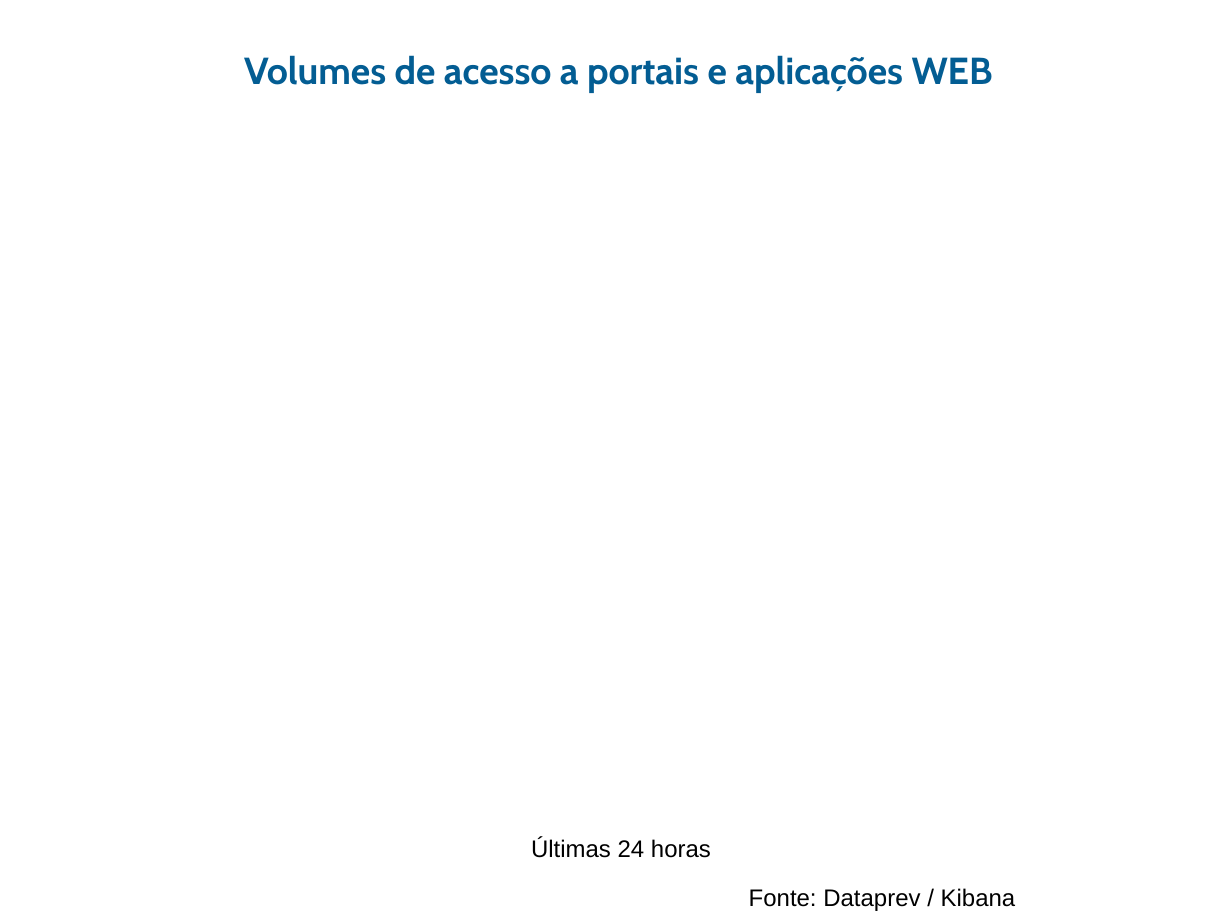
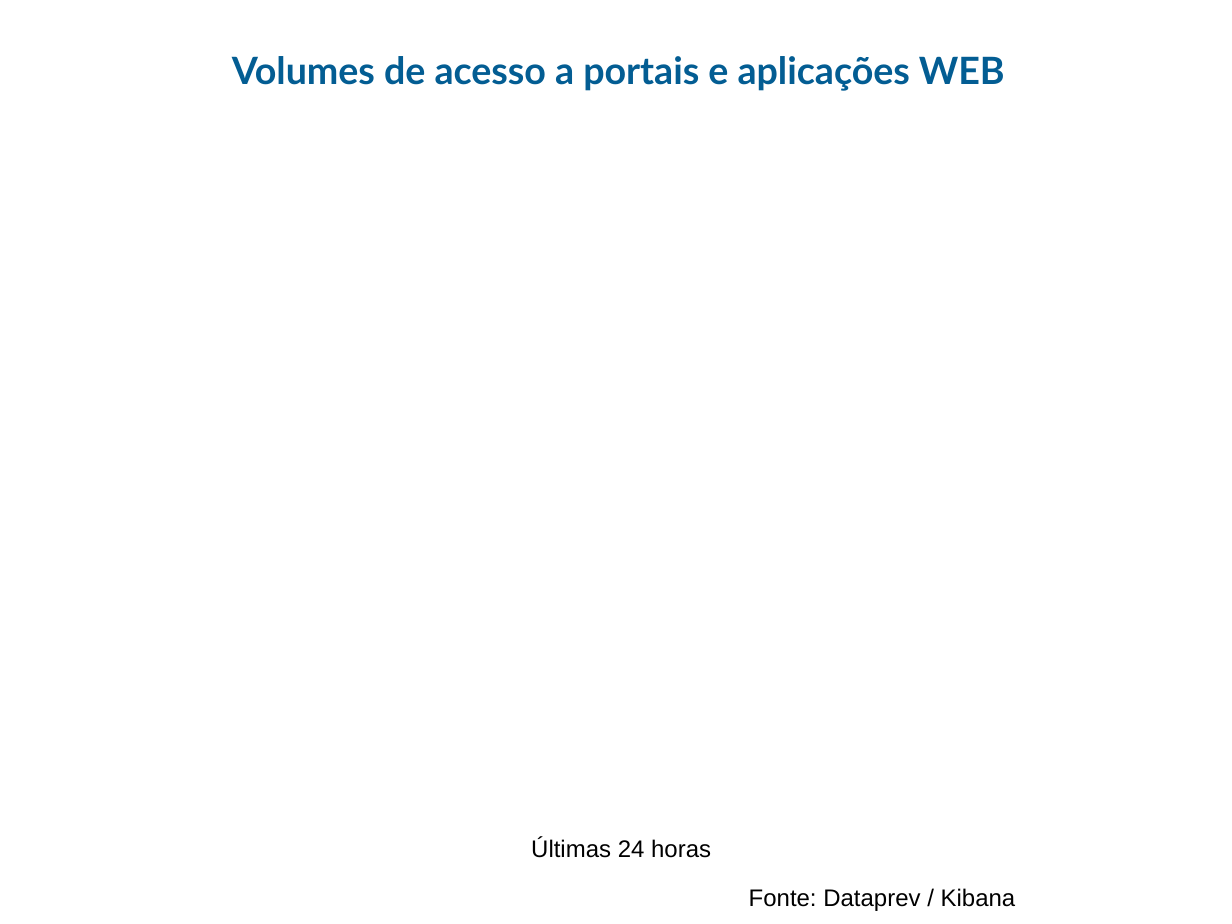
Before and after one commit to guihred/Experiments, a slide deck: slide 5 of src/main/resources/models/Radar_Eventos_v01122020REL1.pptx. Drawn at 1232x924 pixels with LibreOffice and Linux fonts; fonts in the diff are those of the drawing; background and template pictures are left out. Boxes give left, top, right and bottom in pixels: in the first picture for what was removed or moved away, otherwise in the second. Text is boxed around its words. In the diff, an @@ line names an element or a change of style, - is before the commit and + after.

```diff
--- a/src/main/resources/models/Radar_Eventos_v01122020REL1.pptx
+++ b/src/main/resources/models/Radar_Eventos_v01122020REL1.pptx
@@ text "Volumes de acesso a portais ..." at [232, 56, 1005, 91]: font Cabin to Lato @@
```
Also in this commit, not shown: 18 other slides changed, 3 other files.
